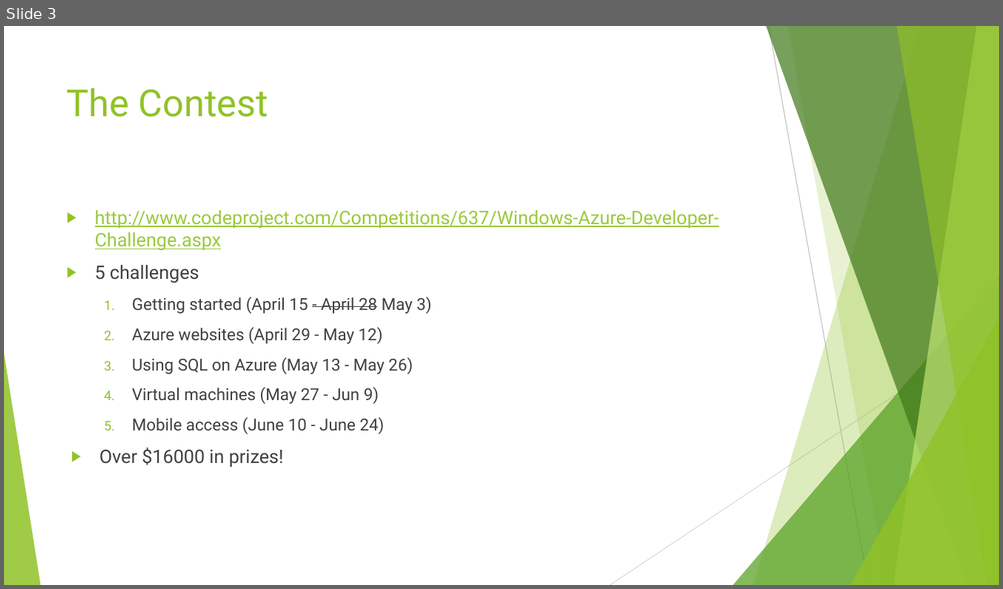
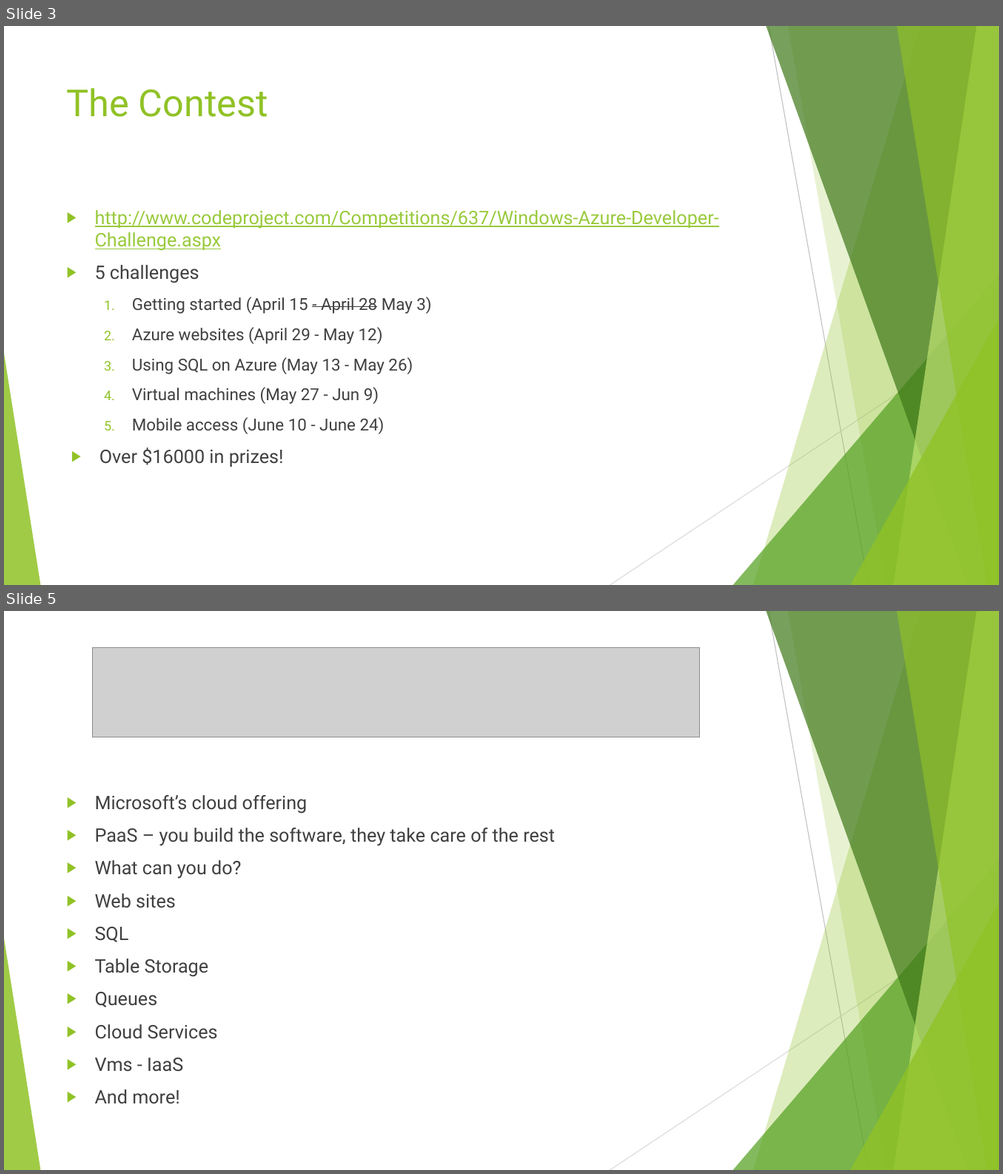
Before and after one commit to phillee007/youconf, a slide deck: The CodeProject Windows Azure Developer Contest.pptx. Shown one above the other, each under a label of ours: slide 3 before the commit, slides 3 and 5 after it; the slides between them are not shown. The pictures are 1003x589 and 1003x1174 pixels, drawn with LibreOffice and Linux fonts; fonts in the diff are those of the drawing; grey boxes stand for pictures. Boxes give left, top, right and bottom in pixels: in the first picture for what was removed or moved away, otherwise in the second. Text is boxed around its words. In the diff, an @@ line names an element or a change of style, - is before the commit and + after.

```diff
--- a/The CodeProject Windows Azure Developer Contest.pptx
+++ b/The CodeProject Windows Azure Developer Contest.pptx
@@ slide 5 added at bbox=[4, 611, 999, 1170], background #FFFFFF; not listed: 10 template elements that a slide beside it also shows @@
@@ picture added at bbox=[93, 647, 700, 736] @@
@@ text added at bbox=[95, 795, 555, 1105], 18 pt, text #404040 @@
+▶ Microsoft’s cloud offering
+▶ PaaS – you build the software, they take care of the rest
+▶ What can you do?
+▶ Web sites
+▶ SQL
+▶ Table Storage
+▶ Queues
+▶ Cloud Services
+▶ Vms - IaaS
+▶ And more!
```
Also in this commit, not shown: 2 slides changed, 12 other slides added.
